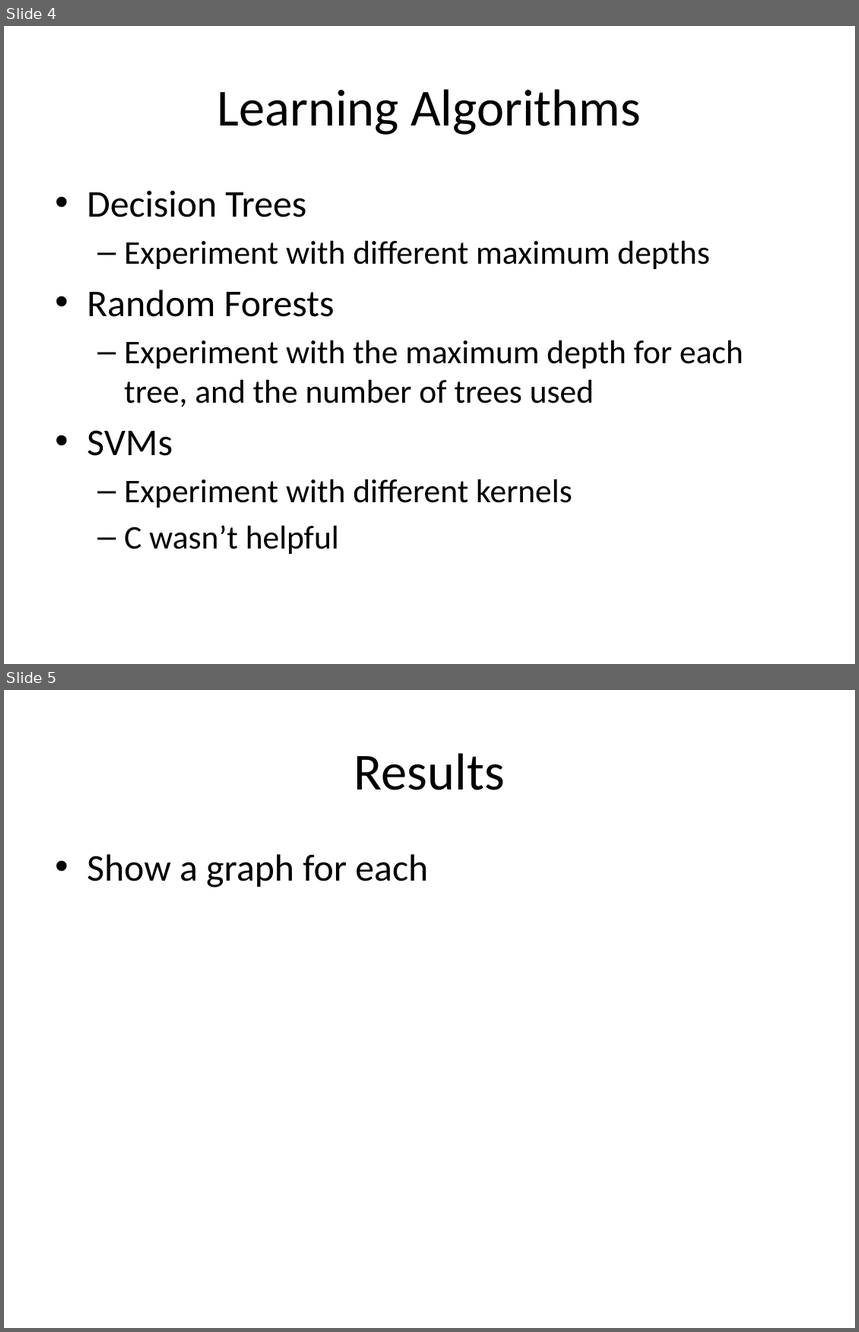
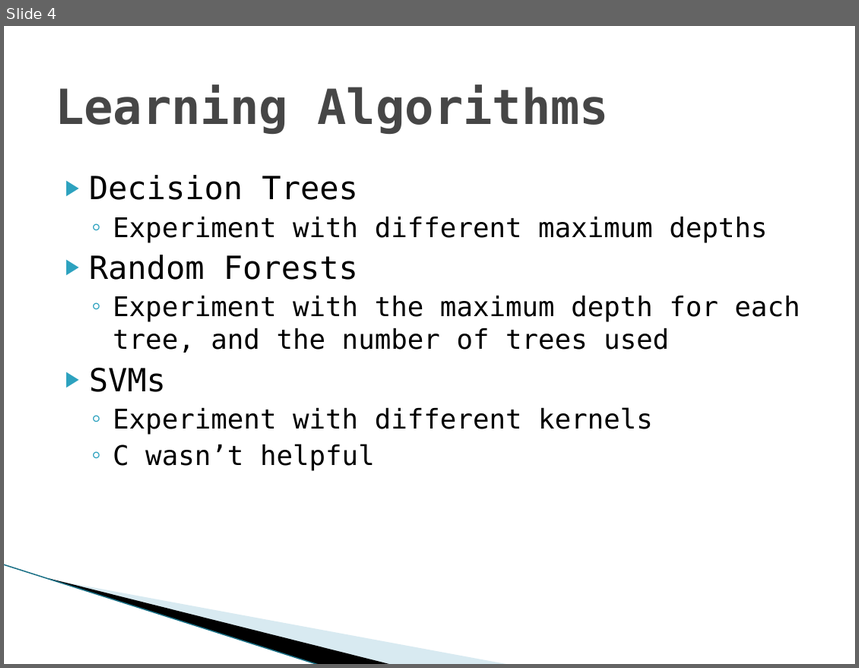
Before and after one commit to cheelan/Handwriting, a slide deck: Handwritten Digit Recognition.pptx. Shown one above the other, each under a label of ours: slides 4 and 5 before the commit, slide 4 after it. The pictures are 859x1332 and 859x668 pixels, drawn with LibreOffice and Linux fonts; fonts in the diff are those of the drawing; background and template pictures are left out. Boxes give left, top, right and bottom in pixels: in the first picture for what was removed or moved away, otherwise in the second. Text is boxed around its words. In the diff, an @@ line names an element or a change of style, - is before the commit and + after.

```diff
--- a/Handwritten Digit Recognition.pptx
+++ b/Handwritten Digit Recognition.pptx
@@ slide 5 removed at bbox=[4, 690, 855, 1328], background #FFFFFF @@
@@ title removed at bbox=[354, 753, 505, 790] @@
-Results
@@ text removed at bbox=[87, 854, 428, 888] @@
-• Show a graph for each
@@ slide 4 changed as well @@
@@ title "Learning Algorithms" at bbox=[55, 85, 609, 134]: size 44 to 41 pt, font Calibri to DejaVu Sans Mono, text colour #000000 to #464646, bold on; alignment centre to left @@
@@ text "Decision Trees": place and size @@
-text "Decision Trees" at bbox=[87, 190, 743, 554]
+text "Decision Trees" at bbox=[89, 175, 800, 471]
@@ text "Decision Trees" at bbox=[89, 175, 800, 471]: size 32 to 27 pt in "Decision Trees", "Random Forests", "SVMs"; font Calibri to DejaVu Sans Mono; size 28 to 23 pt in "Experiment with different maximum depths", "Experiment with the maximum depth for each ...", "Experiment with different kernels", "C wasn’t helpful"; bullet • to ▶; less space between paragraphs; bullet – to ◦ @@
@@ line added from (4, 565) to (320, 664), #97C5D8 0.95 pt @@
@@ freeform shape added at bbox=[49, 579, 393, 664], fill #000000 @@
@@ freeform shape added at bbox=[51, 579, 510, 664], fill #A0CBDC at 40% opacity @@
```
Also in this commit, not shown: 4 other slides changed, 4 slides added, 4 other files.
